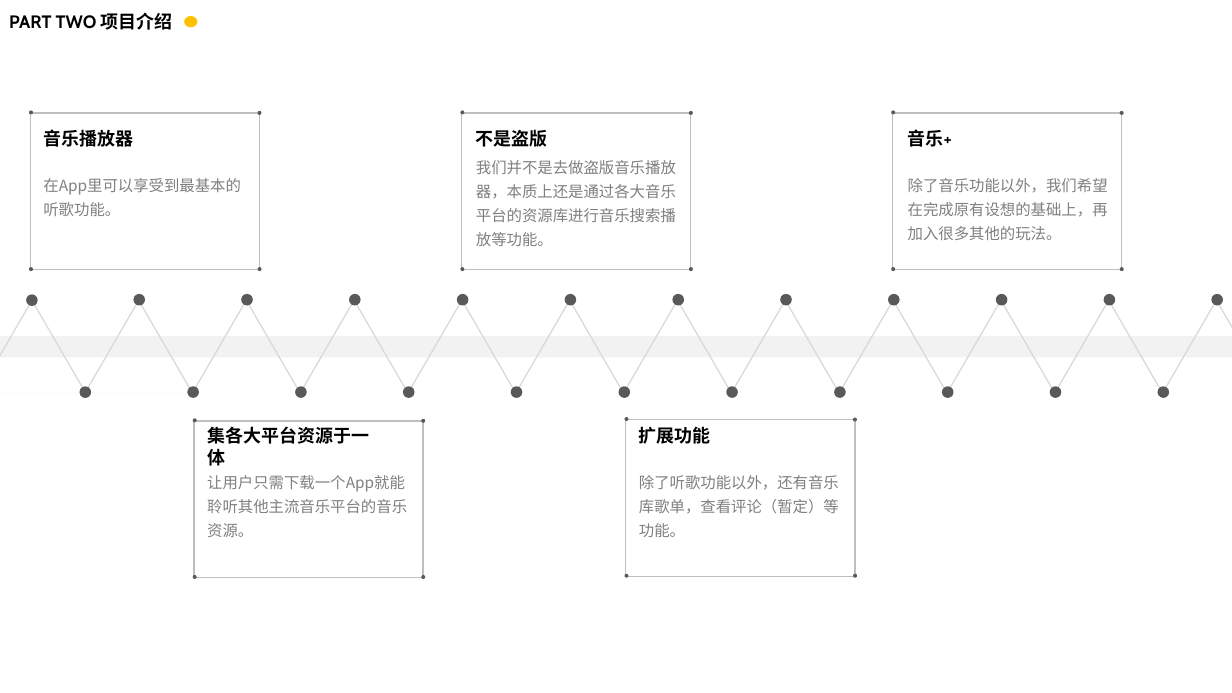
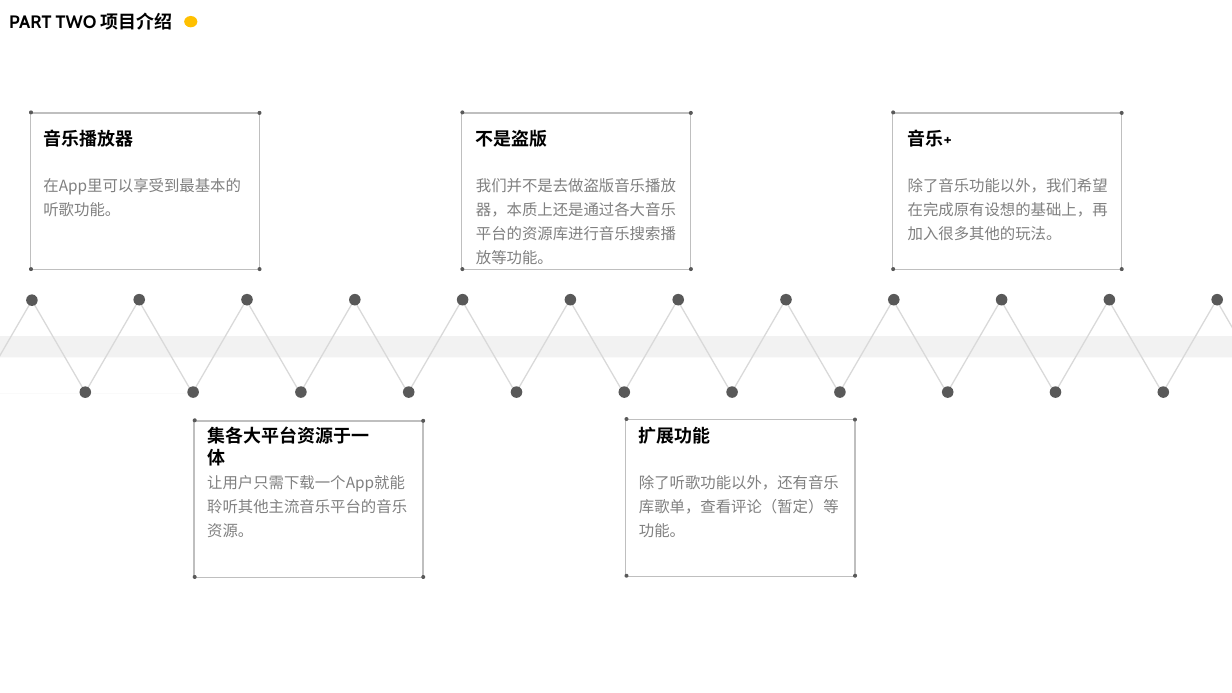
Before and after one commit to ZUCC-SE2020-2021-1-G06/Fishes_Music, a slide deck: slide 11 of ppt/SE2020-G06-小组预备作业.pptx (slide 9 before the commit). Drawn at 1232x693 pixels with LibreOffice and Linux fonts; fonts in the diff are those of the drawing. Boxes give left, top, right and bottom in pixels: in the first picture for what was removed or moved away, otherwise in the second. Text is boxed around its words. In the diff, an @@ line names an element or a change of style, - is before the commit and + after.

```diff
--- a/ppt/SE2020-G06-小组预备作业.pptx
+++ b/ppt/SE2020-G06-小组预备作业.pptx
@@ text "我们并不是去做盗版音乐播放器，本质上还是通过各大音乐平台的资源库进行音乐搜索播放等功能。": place and size @@
-text "我们并不是去做盗版音乐播放器，本质上还是通过各大音乐平台的资源库进行音乐搜索播放等功能。" at bbox=[476, 160, 676, 246]
+text "我们并不是去做盗版音乐播放器，本质上还是通过各大音乐平台的资源库进行音乐搜索播放等功能。" at bbox=[476, 178, 676, 264]
```
Also in this commit, not shown: 4 other slides changed, 3 slides added.
